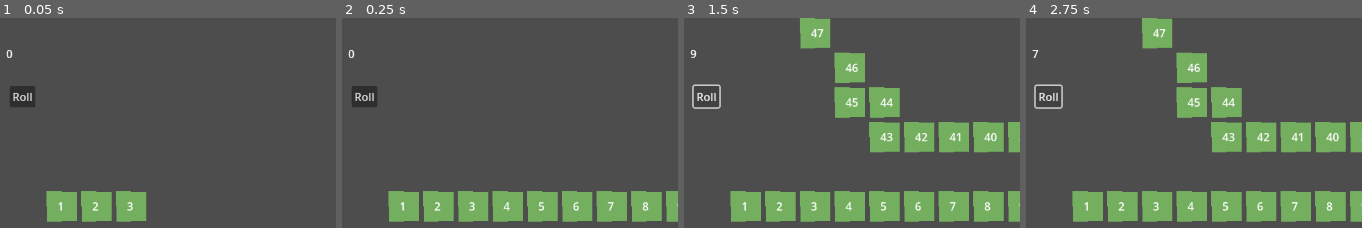
Above: before the commit, frames 1-4 (left to right).
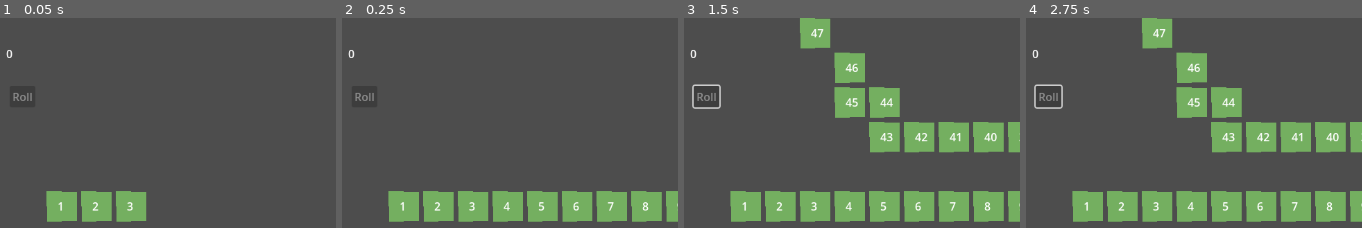
Above: after the commit, the same moments.

Repository: JJWithNoSauce/BandaiSnakeProject
Game: Godot game, scene res://scene/main.tscn
Same seed, same stepped clock (60 frames per second), same inputs: the game is played once before the commit and once after it. This scene is started directly instead of the project's main scene.
Inputs (mouse positions are % of the whole screen's width and height, from its top left):
- Up to frame 1 (0.05 s): no input
- Up to frame 2 (0.25 s): no input
- Up to frame 3 (1.5 s): click (3, 69) at 0.5 s, where only the run before the commit has a clickable "Roll"; click (3, 69) at 1.25 s, where only the run before the commit has a clickable "Roll"
- Up to frame 4 (2.75 s): click (3, 69) at 2 s, where only the run before the commit has a clickable "Roll"
The pictures show only the part of the screen within x 0-50%, y 50-100%; the shares and areas given below are measured in that part.

The runs differ from the first frame. In frame 1, 0.1% of the frame differs, in the area x 3-10%, y 35-40%; in frame 2, 0.1%; in frame 3, 0.2%; in frame 4, 0.2%, in the area x 1-10%, y 15-40%.
Error after the commit: Invalid type in function 'rpc_id' in base 'Callable'. Cannot convert argument 1 from Nil to int. (res://scripts/network/gameController.gd:34)

Commit message:
add turn based

Diff:
--- a/project.godot
+++ b/project.godot
@@ -18,3 +18,4 @@
 [autoload]
 
 GameController="*res://scripts/network/gameController.gd"
+Lib="*res://scripts/lib.gd"
--- a/scene/main.tscn
+++ b/scene/main.tscn
@@ -42,6 +42,7 @@
 offset_top = 10.904
 offset_right = -18.984
 offset_bottom = -15.12
+disabled = true
 text = "Roll"
 
 [node name="point" type="Label" parent="ui"]
@@ -62,4 +63,9 @@
 _spawnable_scenes = PackedStringArray("res://scene/player.tscn")
 spawn_path = NodePath("..")
 
+[node name="trunTimeout" type="Timer" parent="."]
+wait_time = 15.0
+one_shot = true
+
 [connection signal="pressed" from="ui/roll" to="." method="_on_roll_pressed"]
+[connection signal="timeout" from="trunTimeout" to="." method="_on_trun_timeout_timeout"]
--- /dev/null
+++ b/scripts/lib.gd
@@ -0,0 +1,16 @@
+extends Node
+
+func _ready():
+	pass
+
+func _process(delta):
+	pass
+
+func wait(time):
+	await get_tree().create_timer(time).timeout
+
+func isServer():
+	return multiplayer.is_server()
+
+func getUID():
+	return multiplayer.get_unique_id()
--- a/scripts/main.gd
+++ b/scripts/main.gd
@@ -5,6 +5,7 @@
 func _ready():
 	add_to_group("system")
 	add_to_group("moving")
+	add_to_group("network")
 
 func _process(delta):
 	pass
@@ -21,13 +22,28 @@
 		ins.init(pos,players[i],i,$pathLadder,1)
 		$players.add_child(ins,true)
 
+	if Lib.isServer(): GameController.readyToStart()
+
 func _on_roll_pressed():
+	endTrun()
+
+func on_getLadder(p):
+	p.ladder = $pathLadder
+
+func endTrun():
 	GameController.server_roll.rpc()
 	await get_tree().create_timer(0.2).timeout
 	point = GameController.point
 
+	GameController.server_getEndTurn.rpc()
+	get_tree().call_group("moving","on_walkToStep",point,1)
 	$ui/point.text = str(point)
-	get_tree().call_group("moving","on_walkToStep",point,1)
+	$ui/roll.disabled = true
+	$trunTimeout.stop()
 
-func on_getLadder(p):
-	p.ladder = $pathLadder
+func on_isTrun():
+	$trunTimeout.start()
+	$ui/roll.disabled = false
+
+func _on_trun_timeout_timeout():
+	endTrun()
--- a/scripts/manager/ladderManager.gd
+++ b/scripts/manager/ladderManager.gd
@@ -20,7 +20,6 @@
 func _physics_process(delta):
 	genCell()
 	next += delta
-
 
 func genCell():
 	if isgenCell : return
--- a/scripts/network/gameController.gd
+++ b/scripts/network/gameController.gd
@@ -1,9 +1,11 @@
 extends Node
 var players = {}
 var point = 0
+var playerQueue = []
+var isTrun = false
 
 func _ready():
-	pass
+	add_to_group("network")
 
 
 func _process(delta):
@@ -12,15 +14,34 @@
 @rpc("authority","call_local", "reliable")
 func setPlayers(p):
 	players = p
+	for i in p :
+		playerQueue.append(i)
 
 @rpc("any_peer","call_local", "reliable",2)
 func server_roll():
-	if not multiplayer.is_server(): return
+	if not Lib.isServer(): return
 	var sender = multiplayer.get_remote_sender_id()
 	var p = randi_range(1,10)
 	getRoll.rpc_id(sender,p)
 
 @rpc("authority","call_local", "reliable",2)
 func getRoll(p):
-	print("getRoll")
 	point = p
+
+func readyToStart():
+	if not Lib.isServer() : return
+	var send = playerQueue.pop_front()
+	nextTurn.rpc_id(send)
+
+@rpc("any_peer","call_local","reliable",2)
+func server_getEndTurn():
+	if not Lib.isServer() :return
+	playerQueue.push_back(multiplayer.get_remote_sender_id())
+	var send = playerQueue.pop_front()
+	print(send)
+	nextTurn.rpc_id(send)
+
+@rpc("authority","call_local","reliable",2)
+func nextTurn():
+	isTrun = true
+	get_tree().call_group("network","on_isTrun")
--- a/scripts/player.gd
+++ b/scripts/player.gd
@@ -5,13 +5,14 @@
 var stepWalk = 0
 var stepNow = 1
 var stepDir = 1
+var nextPos = Vector2(0,0)
 
 func init(pos,playerInfo,n,l,now):
 	name = str(n)
-	position = pos
-	info = playerInfo
+	nextPos = pos
 	ladder = l
 	stepNow = now
+	info = GameController.players[str(name).to_int()]
 
 func _enter_tree():
 	$MultiplayerSynchronizer.set_multiplayer_authority(str(name).to_int())
@@ -19,20 +20,30 @@
 func _ready():
 	add_to_group("moving")
 	add_to_group("system")
+
 	get_tree().call_group("system","on_getLadder",self)
+	info = GameController.players[str(name).to_int()]
+	nextPos = ladder.getPosFromStep(1)
+	position = nextPos
+
+	$Polygon2D.color = Color(info["id"]/4.0,info["id"]/5.0,info["id"]/6.0)
 
 func _physics_process(delta):
-	if isSelf() :
-		if stepWalk : on_walkToStep(stepWalk,stepDir)
+	if not isSelf(): return
+
+	position = position.move_toward(nextPos,10)
 
 func on_walkToStep(s,dir):
 	stepWalk = s
 	stepDir = dir
 	stepNow += 1 * dir
 	stepWalk -= 1
-	var nextPos = ladder.getPosFromStep(stepNow)
-	position = nextPos
-	if ladder.step != stepNow : return
+	nextPos = ladder.getPosFromStep(stepNow)
+
+	await Lib.wait(0.4)
+	if ladder.step != stepNow :
+		if stepWalk : on_walkToStep(stepWalk,stepDir)
+		return
 
 	if stepWalk > 0 : stepDir = -1
 	else :
--- a/scripts/ui/lobby.gd
+++ b/scripts/ui/lobby.gd
@@ -62,6 +62,7 @@
 		players_loaded += 1
 		if players_loaded == players.size():
 			GameController.setPlayers.rpc(players)
+			await get_tree().create_timer(0.2).timeout
 			load_game.rpc()
 			players_loaded = 0
 
@@ -100,7 +101,6 @@
 func _on_host_pressed():
 	create_game()
 
-
 func _on_join_pressed():
 	var ip = $ip.text
 	join_game(ip)
